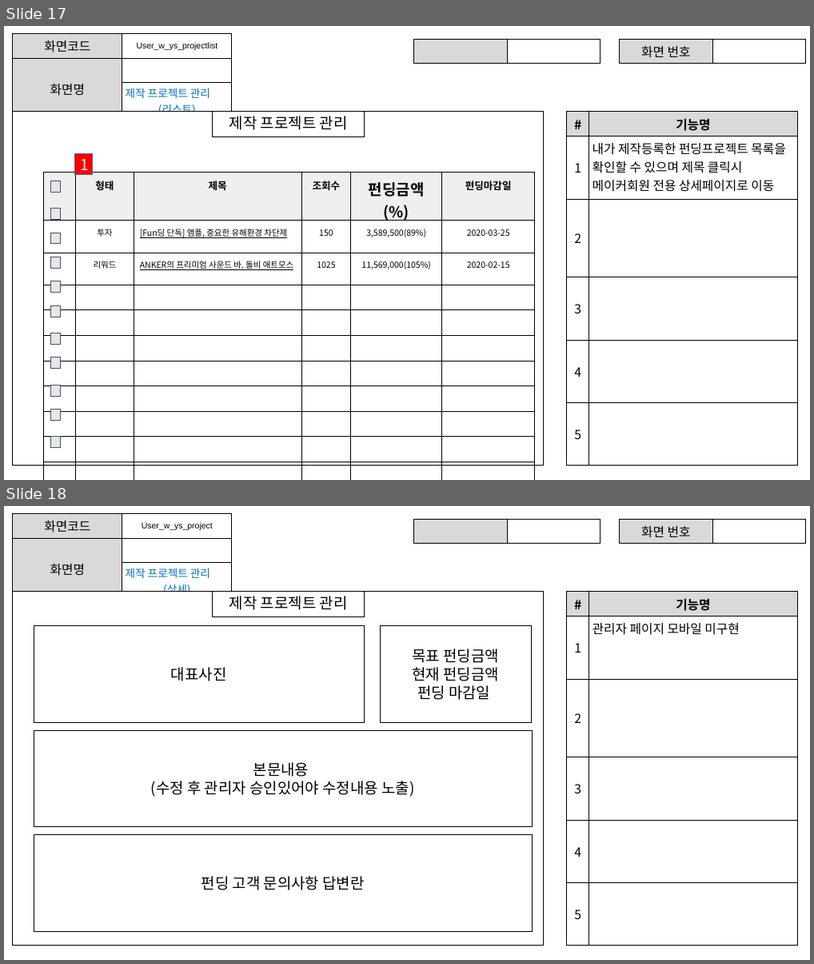
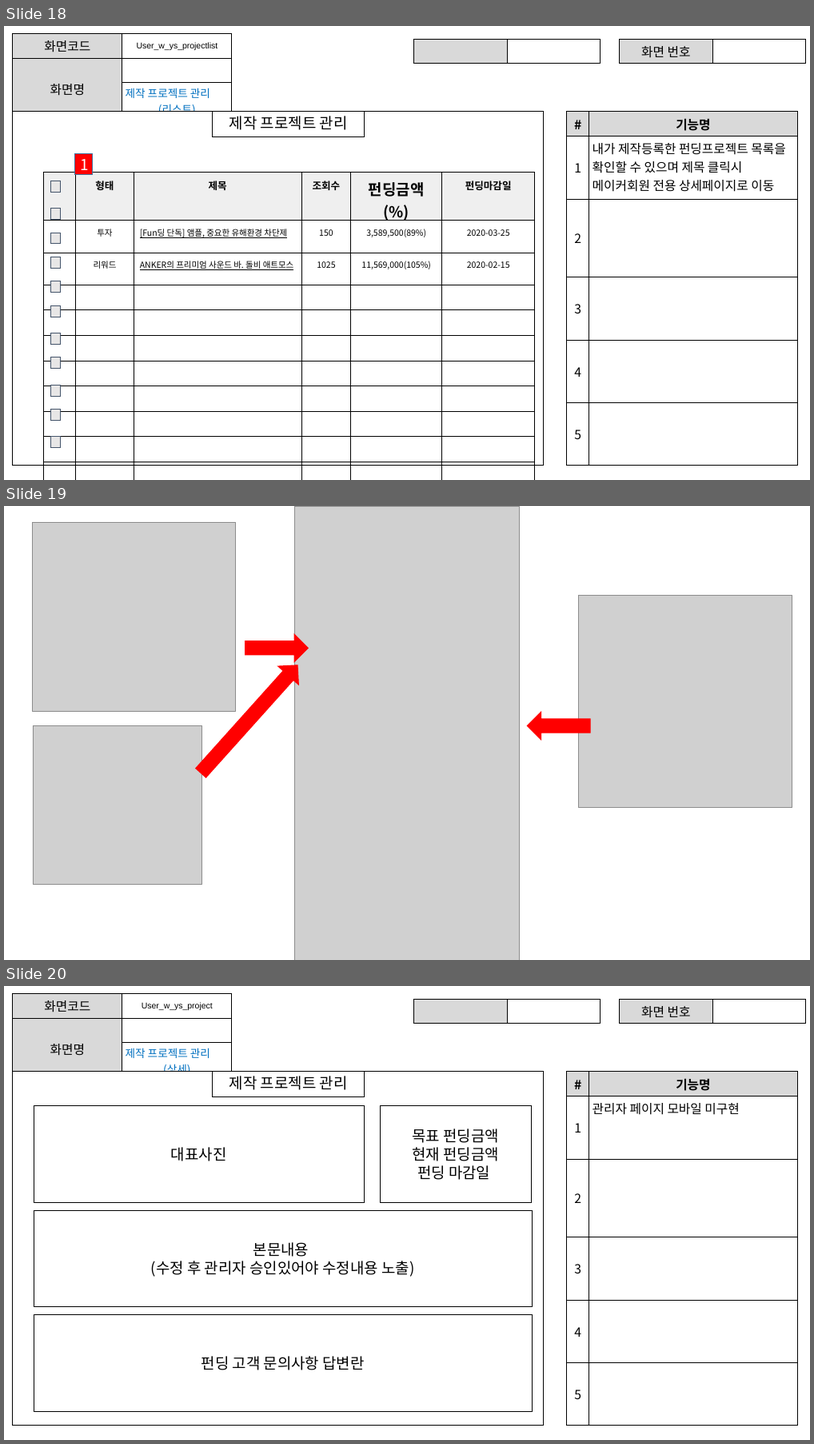
Before and after one commit to ezenteam2/EzenCrowdFunding, a slide deck: project03 화면설계서/project03 - 화면 설계서 - 용승.pptx. Shown one above the other, each under a label of ours: slides 17 and 18 before the commit, slides 18, 19 and 20 after it. The pictures are 814x964 and 814x1444 pixels, drawn with LibreOffice and Linux fonts; fonts in the diff are those of the drawing; grey boxes stand for pictures. Boxes give left, top, right and bottom in pixels: in the first picture for what was removed or moved away, otherwise in the second. Text is boxed around its words. In the diff, an @@ line names an element or a change of style, - is before the commit and + after.

```diff
--- a/project03 화면설계서/project03 - 화면 설계서 - 용승.pptx
+++ b/project03 화면설계서/project03 - 화면 설계서 - 용승.pptx
@@ slide 19 added at [4, 506, 810, 960], background #FFFFFF @@
@@ picture added at [33, 522, 235, 711] @@
@@ picture added at [295, 506, 520, 960] @@
@@ picture added at [578, 595, 792, 807] @@
@@ right arrow added at [246, 634, 308, 662], fill #FF0000, outline #FF0000 1 pt @@
@@ right arrow added at [190, 656, 308, 782], fill #FF0000, outline #FF0000 1 pt @@
@@ right arrow added at [528, 712, 591, 740], fill #FF0000, outline #FF0000 1 pt @@
@@ picture added at [33, 725, 202, 884] @@
@@ what was slide 17 is now slide 18 @@
@@ what was slide 18 is now slide 20 @@
```
Also in this commit, not shown: 1 slide changed, 1 other slide added, 1 other file.
